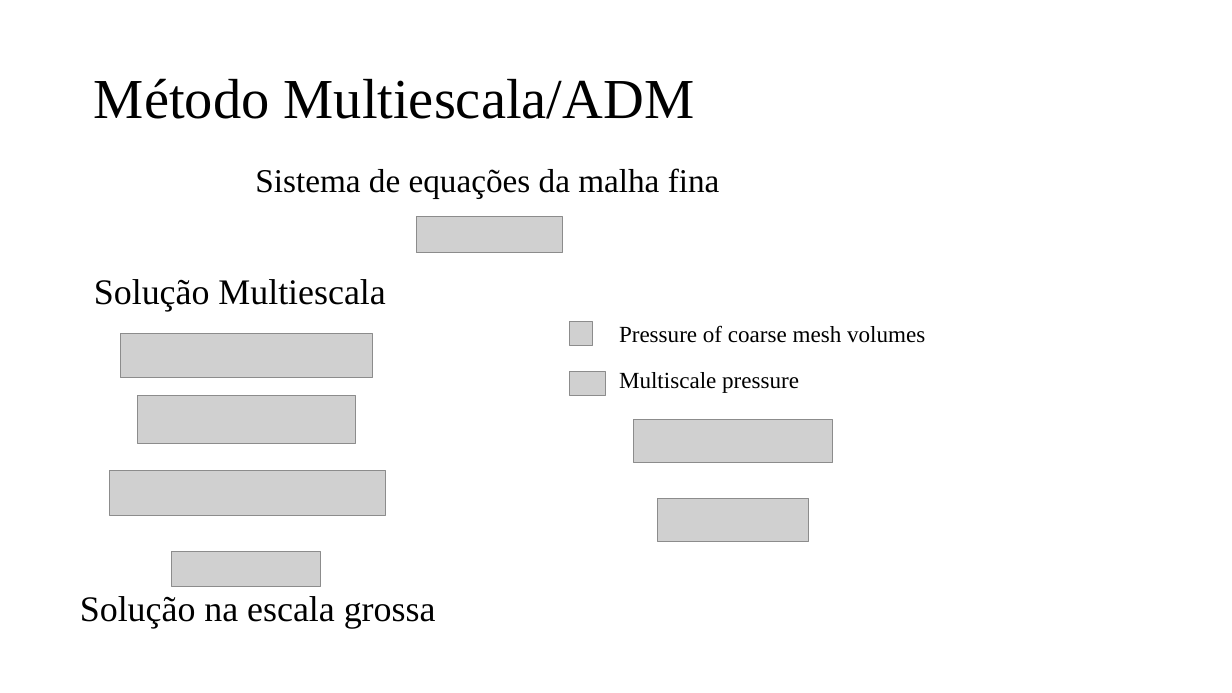
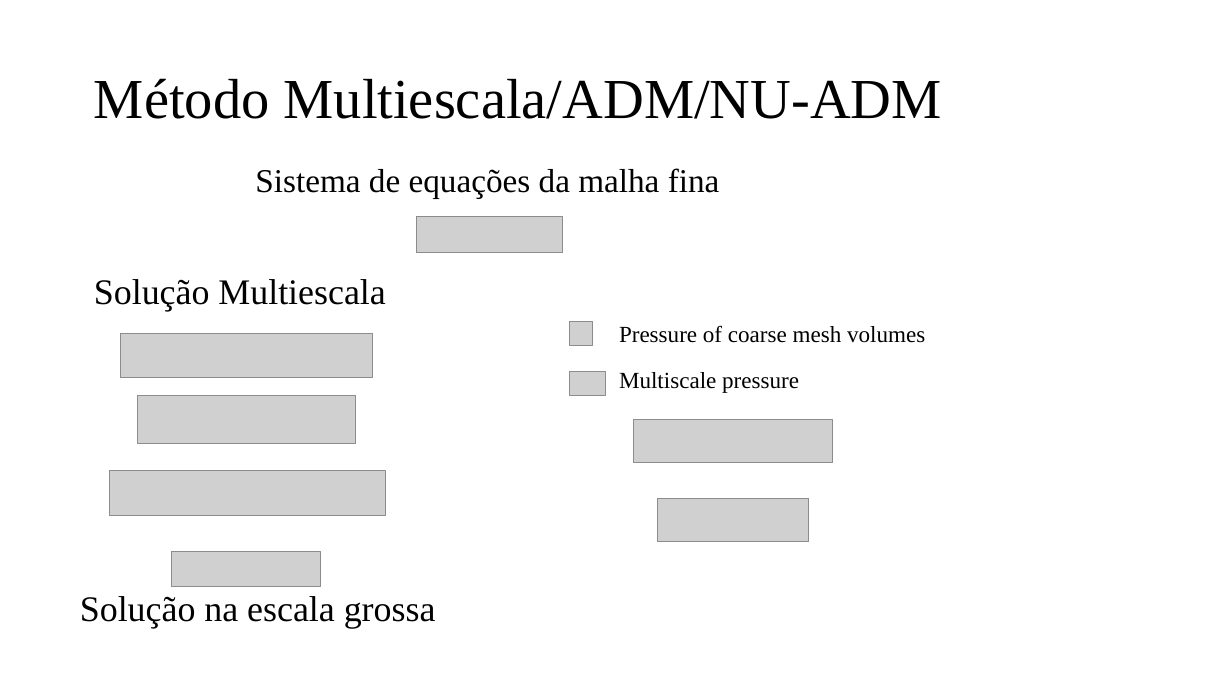
Before and after one commit to jpra2/matlab_mestrado, a slide deck: slide 8 of eds2/Apresentação EDS II.pptx (slide 7 before the commit). Drawn at 1232x693 pixels with LibreOffice and Linux fonts; fonts in the diff are those of the drawing; grey boxes stand for pictures. Boxes give left, top, right and bottom in pixels: in the first picture for what was removed or moved away, otherwise in the second. Text is boxed around its words. In the diff, an @@ line names an element or a change of style, - is before the commit and + after.

```diff
--- a/eds2/Apresentação EDS II.pptx
+++ b/eds2/Apresentação EDS II.pptx
@@ title at [94,78,942,119]: text changed @@
-Método Multiescala/ADM
+Método Multiescala/ADM/NU-ADM
```
Also in this commit, not shown: 1 other slide changed, 2 slides added, 1 other file.
